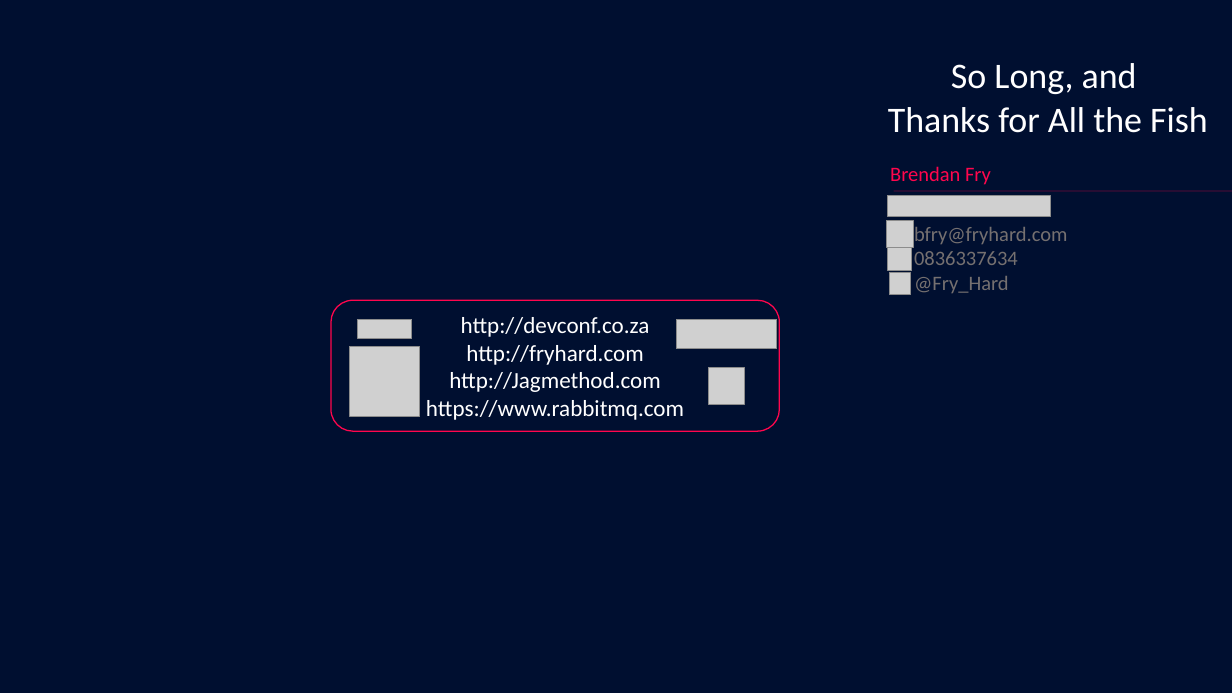
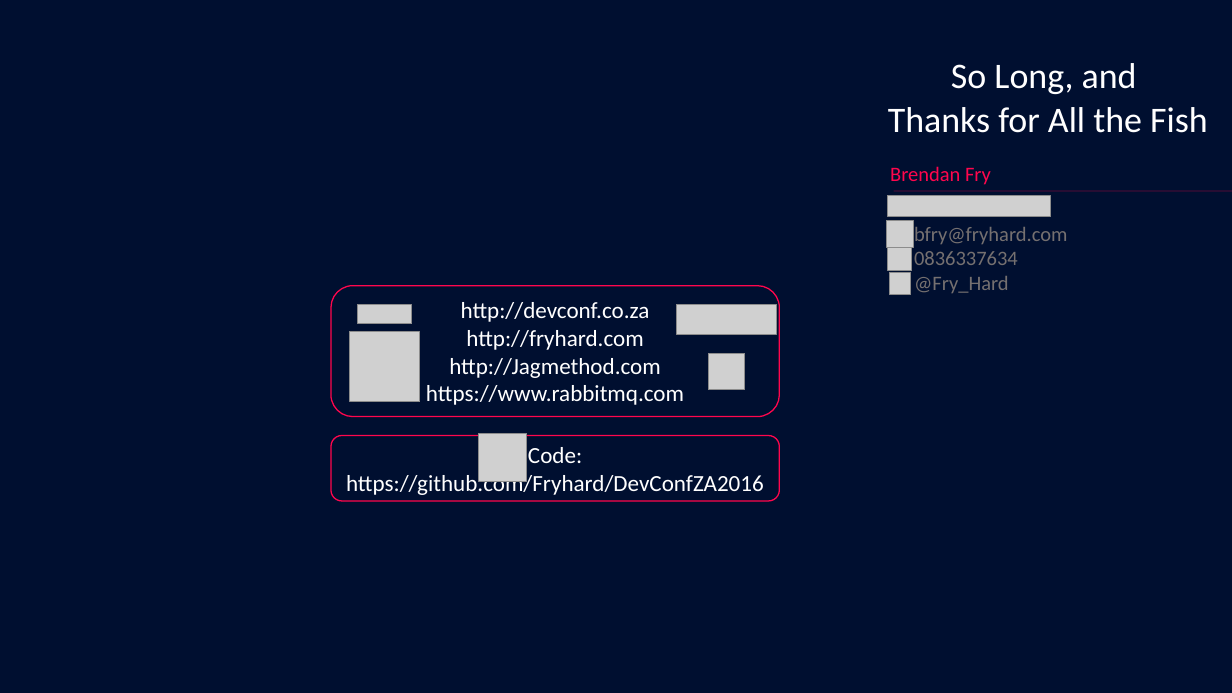
Before and after one commit to Fryhard/DevConfZA2016, a slide deck: slide 20 of docs/DevConf_BrendanFry_AYearOfRabbitMQ.pptx (slide 9 before the commit). Drawn at 1232x693 pixels with LibreOffice and Linux fonts; fonts in the diff are those of the drawing; grey boxes stand for pictures; background and template pictures are left out. Boxes give left, top, right and bottom in pixels: in the first picture for what was removed or moved away, otherwise in the second. Text is boxed around its words. In the diff, an @@ line names an element or a change of style, - is before the commit and + after.

```diff
--- a/docs/DevConf_BrendanFry_AYearOfRabbitMQ.pptx
+++ b/docs/DevConf_BrendanFry_AYearOfRabbitMQ.pptx
@@ 4 pictures, 1 rounded rectangle: place and size @@
-4 pictures, 1 rounded rectangle at [331,300,779,432]
+4 pictures, 1 rounded rectangle at [331,286,779,417]
@@ rounded rectangle added at [331,435,779,501], outline #FF064D 1 pt, 18 pt, text #FFFFFF @@
+Code:
+https://github.com/Fryhard/DevConfZA2016
@@ picture added at [479,433,527,482] @@
```
Also in this commit, not shown: 3 other slides changed, 13 slides added, 2 slides removed, 6 other files.
